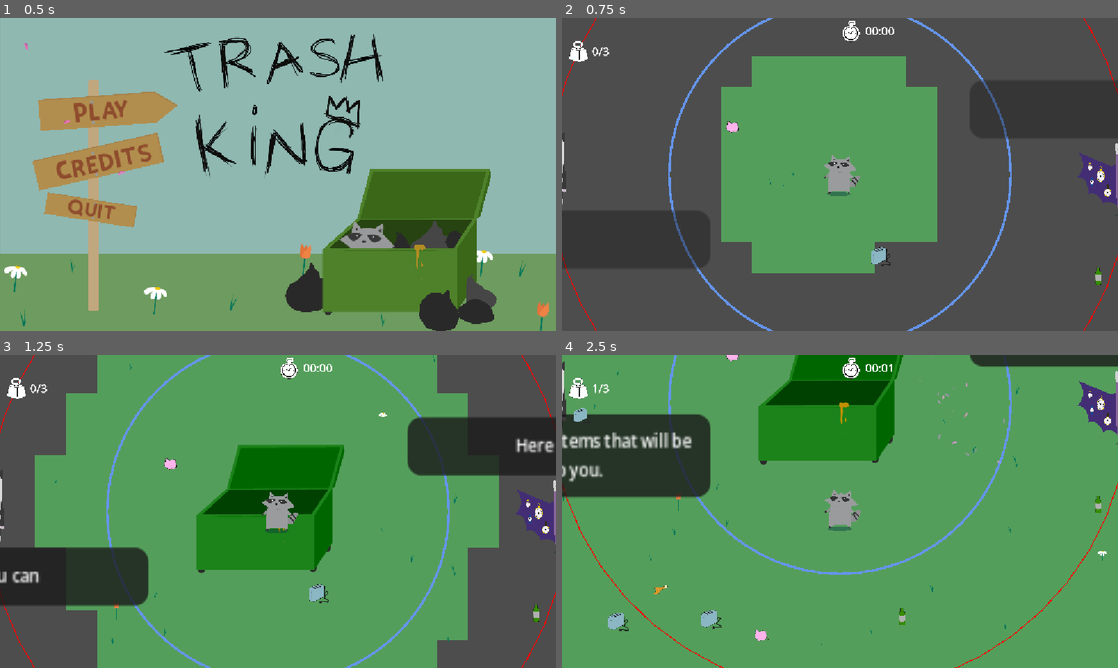
Above: before the commit, frames 1-4 (two rows, left to right).
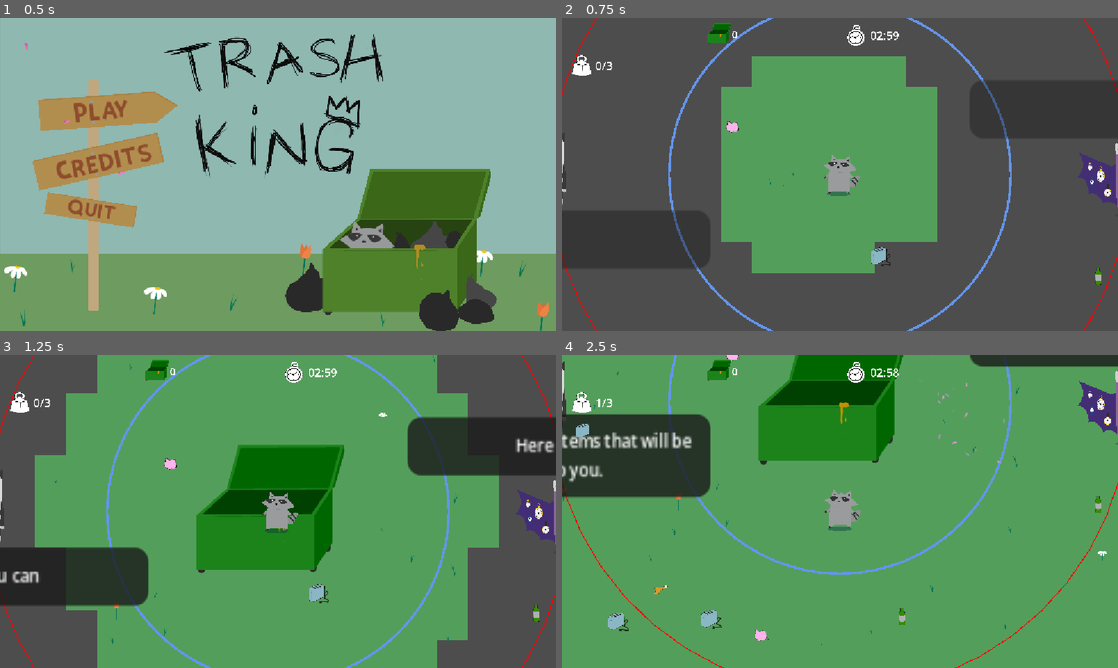
Above: after the commit, the same moments.

Repository: Lu-ni/upsi-jam-6
Game: Godot game, scene res://scenes/MainMenu.tscn
The game is run twice, just before and just after one commit, with the same random seed, the same clock (stepped at 60 frames per second) and the same inputs. The engine's default icon, where the game draws it, is replaced by a stand-in: a white triangle on a blue panel in a dark square.
Inputs (mouse positions are in pixels of both pictures, inside the frame that each line leads up to):
- Up to frame 1 (0.5 s): no input
- Up to frame 2 (0.75 s): click "Play" at 0.5 s
- Up to frame 3 (1.25 s): no input
- Up to frame 4 (2.5 s): tap Enter at 1.25 s; move the mouse to (962, 495) at 1.27 s; hold Right (shop_right) 1.28-2.03 s; tap E (petals) at 1.35 s; tap Down (shop_buy) at 1.52, 2.27 s; move the mouse to (728, 527) at 2.02 s; hold S (ui_down) from 2.03 s (still down); tap O at 2.1 s

Frame 1 is identical in both runs. In frame 2, 0.9% of the frame differs, in the area x 1-61%, y 0-19%; in frame 3, 0.9%; in frame 4, 1.0%, in the area x 1-61%, y 0-27%.

Commit message:
Game loop, end menu, score, timer, and hud. u got it bb

Diff:
--- /dev/null
+++ b/assets/fonts/linux-libertine/LinuxLibertine.tres
@@ -0,0 +1,5 @@
+[gd_resource type="DynamicFontData" format=2]
+
+[resource]
+
+font_path = "res://fonts/linux-libertine/LinLibertine_5.3.0_2012_07_02/LinLibertineOTF_5.3.0_2012_07_02/LinLibertine_R.otf"
--- a/globals/BaseDataValues.gd
+++ b/globals/BaseDataValues.gd
@@ -1,6 +1,6 @@
 extends Node
 
-var base_max_time: float = 3 * 60 * 1000
+var base_max_time: float = 3 * 60 #seconds btw
 var base_throw_trash_time: int = 1000
 var base_amount_of_trash_collected: int = 0
 var base_max_inventory: int = 3
--- a/globals/GameInfo.gd
+++ b/globals/GameInfo.gd
@@ -3,9 +3,10 @@
 var max_time: float
 var throw_trash_time: int
 var amount_of_trash_collected: int
-#var thing_idk
+var score: int
 
-var time_used: float = 0
+var time_left: float
+var total_time: float
 
 func _ready() -> void:
 	Signals.stat_upgraded.connect(_on_stat_upgraded)
--- a/globals/Manager.gd
+++ b/globals/Manager.gd
@@ -5,18 +5,22 @@
 var menu: Node = null
 var world: Node = null
 var pause_menu: Node = null
+var end_menu: Node = null
 
 var initialized: bool = false
 
 func _process(delta: float) -> void:
 	if not initialized:
 		hud = load("res://scenes/HUD.tscn").instantiate()
+		end_menu = load("res://scenes/end_menu.tscn").instantiate()
+		get_tree().root.add_child(hud)
+		get_tree().root.add_child(end_menu)
 		hud.visible = false
-		get_tree().root.add_child(hud)
+		end_menu.visible = false
 		initialized = true
 		menu = get_tree().root.get_node("MainMenu")
 	if Input.is_action_just_pressed("ui_cancel") and in_game:
-		end_game()
+		go_to_end_menu()
 
 func _ready() -> void:
 	pass
@@ -30,12 +34,23 @@
 	add_sibling(world)
 	hud.visible = true
 	menu.visible = false
+	end_menu.visible = false
 	in_game = true
 
-func end_game():
-	world.queue_free()
+func return_to_menu():
+	if world != null:
+		world.queue_free()
 	hud.visible = false
 	menu.visible = true
+	end_menu.visible = false
+	in_game = false
+
+func go_to_end_menu():
+	if world != null:
+		world.queue_free()
+	hud.visible = false
+	end_menu.update()
+	end_menu.visible = true
 	in_game = false
 
 func reset_game_data():
@@ -43,7 +58,11 @@
 	GameInfo.amount_of_trash_collected = BaseDataValues.base_amount_of_trash_collected
 	GameInfo.has_seen_craft_tuto = false
 	GameInfo.has_seen_shop_tuto = false
-	GameInfo.time_used = 0
+	GameInfo.time_left = BaseDataValues.base_max_time
+	GameInfo.total_time = 0
+	GameInfo.score = 0
+
 	PlayerInfo.inventory = []
 	PlayerInfo.max_inventory = BaseDataValues.base_max_inventory
+
 	Signals.inventory_updated.emit()
--- a/scenes/HUD.tscn
+++ b/scenes/HUD.tscn
@@ -3,17 +3,17 @@
 [ext_resource type="Script" uid="uid://7egxrwvyqgyn" path="res://scripts/hud.gd" id="1_fls4u"]
 [ext_resource type="Texture2D" uid="uid://t17t3iqkesbp" path="res://icon.svg" id="1_qpvh6"]
 [ext_resource type="Texture2D" uid="uid://c3xvahy864geu" path="res://assets/icons/pods.png" id="3_1etfg"]
-[ext_resource type="Texture2D" uid="uid://cw5hxm7w3tg1u" path="res://assets/icons/value.png" id="4_nysna"]
+[ext_resource type="Texture2D" uid="uid://bjqu23rdcmm5g" path="res://assets/sprites/bin-sprite-sheet.png" id="4_nysna"]
 [ext_resource type="Texture2D" uid="uid://dvcvkmdpnf7gc" path="res://assets/icons/time.png" id="5_f6qnu"]
 
 [node name="Hud" type="CanvasLayer" unique_id=1218645215]
 script = ExtResource("1_fls4u")
 
 [node name="ItemList" type="VBoxContainer" parent="." unique_id=1672027048]
-offset_left = 24.000002
-offset_top = 110.0
-offset_right = 152.0
-offset_bottom = 1440.303
+offset_left = 29.0
+offset_top = 142.0
+offset_right = 157.0
+offset_bottom = 1472.303
 scale = Vector2(0.33, 0.33)
 size_flags_stretch_ratio = 0.0
 
@@ -27,7 +27,7 @@
 texture = ExtResource("1_qpvh6")
 
 [node name="Weight" type="Sprite2D" parent="." unique_id=880909006]
-position = Vector2(34, 69)
+position = Vector2(41.000004, 99.00001)
 scale = Vector2(0.255, 0.255)
 texture = ExtResource("3_1etfg")
 
@@ -40,21 +40,23 @@
 text = "0"
 
 [node name="Value" type="Sprite2D" parent="." unique_id=1959881150]
-visible = false
-position = Vector2(28, 28)
-scale = Vector2(0.255, 0.255)
+position = Vector2(328, 33)
+scale = Vector2(0.16, 0.16)
 texture = ExtResource("4_nysna")
+hframes = 4
+vframes = 4
+frame = 3
 
 [node name="Label" type="Label" parent="Value" unique_id=205730385]
-offset_left = 116.12904
-offset_top = -64.51614
-offset_right = 1166.129
-offset_bottom = 61.483856
-theme_override_font_sizes/font_size = 92
+offset_left = 149.99954
+offset_top = -81.25
+offset_right = 1199.9995
+offset_bottom = 94.75
+theme_override_font_sizes/font_size = 129
 text = "0"
 
 [node name="Time" type="Sprite2D" parent="." unique_id=1727786038]
-position = Vector2(599, 27.000002)
+position = Vector2(609.00006, 36)
 scale = Vector2(0.255, 0.255)
 texture = ExtResource("5_f6qnu")
 
--- /dev/null
+++ b/scenes/end_menu.tscn
@@ -0,0 +1,80 @@
+[gd_scene format=3 uid="uid://cydon74yf1vni"]
+
+[ext_resource type="Texture2D" uid="uid://d4iv6y0g0yv72" path="res://assets/sprites/Menu/Illustration_sans_titre_3.jpg" id="1_c01dn"]
+[ext_resource type="Script" uid="uid://bfl6mvjenbkdv" path="res://scripts/end_menu.gd" id="1_wqo5a"]
+[ext_resource type="FontFile" uid="uid://vi1umo15s7tw" path="res://assets/fonts/linux-libertine/LinLibertine_5.3.0_2012_07_02/LinLibertineOTF_5.3.0_2012_07_02/LinLibertine_RBI.otf" id="2_pwu44"]
+[ext_resource type="FontFile" uid="uid://c4h2n0blnweri" path="res://assets/fonts/linux-libertine/LinLibertine_5.3.0_2012_07_02/LinLibertineOTF_5.3.0_2012_07_02/LinLibertine_RZ.otf" id="3_wqo5a"]
+[ext_resource type="Texture2D" uid="uid://bnm43alrqytst" path="res://assets/sprites/raccoon/front/complet.svg" id="4_nsqeq"]
+[ext_resource type="Script" uid="uid://gw3w1aprt07r" path="res://scripts/menu_button.gd" id="5_lnecb"]
+[ext_resource type="Texture2D" uid="uid://cdgve36dxurg7" path="res://assets/sprites/Menu/new/trash3.png" id="6_f4hmx"]
+
+[sub_resource type="StyleBoxFlat" id="StyleBoxFlat_x5d8p"]
+bg_color = Color(0.6, 0.6, 0.6, 0)
+
+[node name="EndMenu" type="Node2D" unique_id=2097127672]
+script = ExtResource("1_wqo5a")
+
+[node name="Background" type="Sprite2D" parent="." unique_id=1753301763]
+position = Vector2(874, 418)
+scale = Vector2(0.48243046, 0.4404297)
+texture = ExtResource("1_c01dn")
+
+[node name="FAISPASGAFFETKTMONREUF" type="Sprite2D" parent="Background" unique_id=38241046]
+position = Vector2(-2810.7676, -11.35252)
+scale = Vector2(1.1062216, 0.98074704)
+texture = ExtResource("1_c01dn")
+
+[node name="Label" type="Label" parent="." unique_id=1678104400]
+offset_left = 50.0
+offset_top = 69.0
+offset_right = 900.0
+offset_bottom = 113.0
+theme_override_colors/font_color = Color(0.71159154, 0.27222577, 0.28619847, 1)
+theme_override_fonts/font = ExtResource("2_pwu44")
+theme_override_font_sizes/font_size = 50
+text = "SO ENDS THE TALE OF THE TRASH KING"
+
+[node name="Label2" type="Label" parent="." unique_id=2049839886]
+offset_left = 90.0
+offset_top = 240.0
+offset_right = 718.0
+offset_bottom = 289.0
+theme_override_colors/font_color = Color(0.71159154, 0.27222577, 0.28619847, 1)
+theme_override_fonts/font = ExtResource("3_wqo5a")
+theme_override_font_sizes/font_size = 42
+text = "Your reign lasted: 10 min"
+
+[node name="Label3" type="Label" parent="." unique_id=358499025]
+offset_left = 92.0
+offset_top = 332.0
+offset_right = 1007.0
+offset_bottom = 381.0
+theme_override_colors/font_color = Color(0.71159154, 0.27222577, 0.28619847, 1)
+theme_override_fonts/font = ExtResource("3_wqo5a")
+theme_override_font_sizes/font_size = 42
+text = "Your final score was: 10"
+
+[node name="Menu" type="Button" parent="." unique_id=49202278]
+offset_left = 276.0
+offset_top = 482.0
+offset_right = 387.0
+offset_bottom = 607.0
+theme_override_styles/normal = SubResource("StyleBoxFlat_x5d8p")
+theme_override_styles/normal_mirrored = SubResource("StyleBoxFlat_x5d8p")
+theme_override_styles/pressed = SubResource("StyleBoxFlat_x5d8p")
+theme_override_styles/pressed_mirrored = SubResource("StyleBoxFlat_x5d8p")
+theme_override_styles/hover = SubResource("StyleBoxFlat_x5d8p")
+theme_override_styles/hover_mirrored = SubResource("StyleBoxFlat_x5d8p")
+theme_override_styles/hover_pressed = SubResource("StyleBoxFlat_x5d8p")
+theme_override_styles/hover_pressed_mirrored = SubResource("StyleBoxFlat_x5d8p")
+theme_override_styles/disabled = SubResource("StyleBoxFlat_x5d8p")
+theme_override_styles/disabled_mirrored = SubResource("StyleBoxFlat_x5d8p")
+theme_override_styles/focus = SubResource("StyleBoxFlat_x5d8p")
+icon = ExtResource("4_nsqeq")
+expand_icon = true
+script = ExtResource("5_lnecb")
+
+[node name="Trash3" type="Sprite2D" parent="Menu" unique_id=992504672]
+position = Vector2(123.00003, 107)
+scale = Vector2(0.36725664, 0.3167939)
+texture = ExtResource("6_f4hmx")
--- /dev/null
+++ b/scripts/end_menu.gd
@@ -0,0 +1,18 @@
+extends Node2D
+
+func _ready() -> void:
+	$Menu.pressed.connect(on_menu_press)
+
+func on_menu_press():
+	Manager.return_to_menu()
+
+func format_time(time_seconds: float) -> String:
+	var minutes = int(time_seconds / 60)
+	var seconds = int(time_seconds) % 60
+	#var milliseconds = int((time_seconds - int(time_seconds)) * 1000)
+
+	return "%02d:%02d" % [minutes, seconds]# milliseconds]
+
+func update():
+	$Label2.text = "Your reign lasted: " + format_time(GameInfo.total_time)
+	$Label3.text = "Your final score was: " + str(GameInfo.score)
--- a/scripts/heap_of_garbage.gd
+++ b/scripts/heap_of_garbage.gd
@@ -47,13 +47,13 @@
 func get_player():
 	player = get_tree().get_first_node_in_group("player")
 
-
 func remove_player_loot():
 	if player == null or PlayerInfo.inventory.size() <= 0:
 		return
 
 	var sprite: Sprite2D = Sprite2D.new()
 	sprite.texture = PlayerInfo.inventory[0].texture
+	GameInfo.score += PlayerInfo.inventory[0].value
 	sprite.scale = Vector2.ONE * 0.4
 
 	get_parent().add_child(sprite)
@@ -121,3 +121,4 @@
 
 	# Change the frame once the shake finishes
 	tween.tween_callback(func(): s.frame = target_frame)
+	Manager.hud.bin_frame.emit(target_frame)
--- a/scripts/hud.gd
+++ b/scripts/hud.gd
@@ -1,14 +1,22 @@
 extends CanvasLayer
+
+signal bin_frame(int)
 
 func _ready() -> void:
 	clear_inventory_display()
 	Signals.pick_up.connect(on_item_change)
 	Signals.throw.connect(on_item_change)
 	Signals.inventory_updated.connect(on_inventory_change)
+	bin_frame.connect(display_bin_frame)
 
 func _process(delta: float) -> void:
-	GameInfo.time_used += delta
-	$Time/Label.text = format_time(GameInfo.time_used)
+	if not Manager.in_game: return
+	GameInfo.time_left -= delta
+	GameInfo.total_time += delta
+	if GameInfo.time_left <= 0:
+		Manager.go_to_end_menu()
+		pass
+	$Time/Label.text = format_time(GameInfo.time_left)
 
 func add_item(item: Item, count: int):
 	var hud_item = load("res://scenes/hud_item.tscn").instantiate()
@@ -42,9 +50,13 @@
 	for key in stacks.keys():
 		add_item(GlobalItemList.items[key], stacks[key])
 
+func display_bin_frame(frame: int):
+	$Value.frame = frame
+
 func display_item_info():
 	$Weight/Label.text = ("%d/%d" % [PlayerInfo.inventory.size(), PlayerInfo.max_inventory])
 	$Weight/Label.modulate = Color.RED if PlayerInfo.inventory.size() >= PlayerInfo.max_inventory else Color.WHITE
+	$Value/Label.text = str(GameInfo.score)
 
 func format_time(time_seconds: float) -> String:
 	var minutes = int(time_seconds / 60)
Not shown, added: assets/fonts/linux-libertine/LinLibertine_5.3.0_2012_07_02/LinLibertineOTF_5.3.0_2012_07_02/Bugs.txt
Not shown, added: assets/fonts/linux-libertine/LinLibertine_5.3.0_2012_07_02/LinLibertineOTF_5.3.0_2012_07_02/ChangeLog.txt
Not shown, added: assets/fonts/linux-libertine/LinLibertine_5.3.0_2012_07_02/LinLibertineOTF_5.3.0_2012_07_02/GPL.txt
Not shown, added: assets/fonts/linux-libertine/LinLibertine_5.3.0_2012_07_02/LinLibertineOTF_5.3.0_2012_07_02/INSTALL.txt
Not shown, added: assets/fonts/linux-libertine/LinLibertine_5.3.0_2012_07_02/LinLibertineOTF_5.3.0_2012_07_02/LICENCE.txt
Binary file added: assets/fonts/linux-libertine/LinLibertine_5.3.0_2012_07_02/LinLibertineOTF_5.3.0_2012_07_02/LinLibertine_DR.otf
Not shown, added: assets/fonts/linux-libertine/LinLibertine_5.3.0_2012_07_02/LinLibertineOTF_5.3.0_2012_07_02/LinLibertine_DR.otf.import
Binary file added: assets/fonts/linux-libertine/LinLibertine_5.3.0_2012_07_02/LinLibertineOTF_5.3.0_2012_07_02/LinLibertine_I.otf
Not shown, added: assets/fonts/linux-libertine/LinLibertine_5.3.0_2012_07_02/LinLibertineOTF_5.3.0_2012_07_02/LinLibertine_I.otf.import
Binary file added: assets/fonts/linux-libertine/LinLibertine_5.3.0_2012_07_02/LinLibertineOTF_5.3.0_2012_07_02/LinLibertine_M.otf
Not shown, added: assets/fonts/linux-libertine/LinLibertine_5.3.0_2012_07_02/LinLibertineOTF_5.3.0_2012_07_02/LinLibertine_M.otf.import
Binary file added: assets/fonts/linux-libertine/LinLibertine_5.3.0_2012_07_02/LinLibertineOTF_5.3.0_2012_07_02/LinLibertine_R.otf
(and 17 more such lines)
